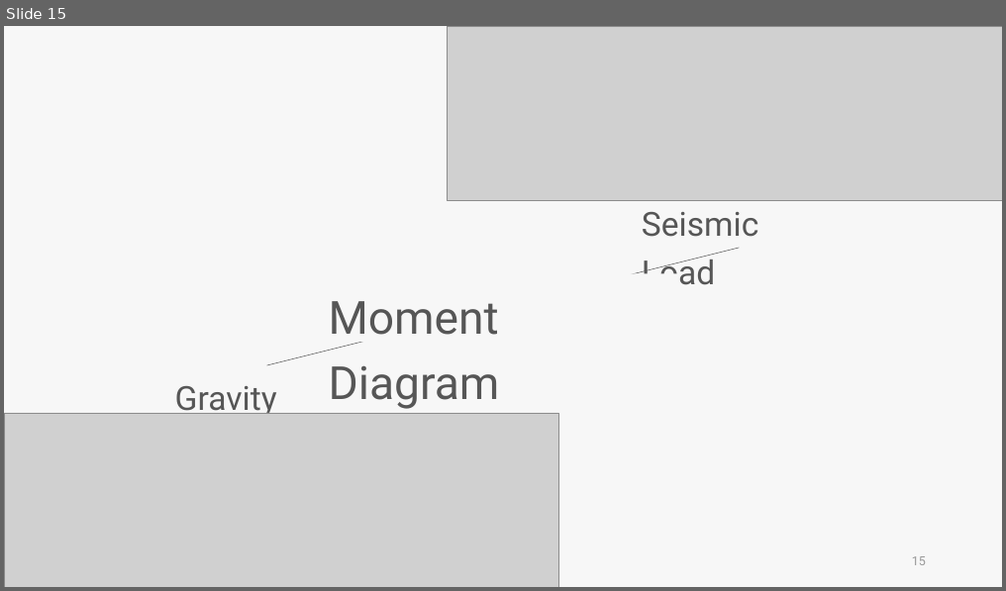
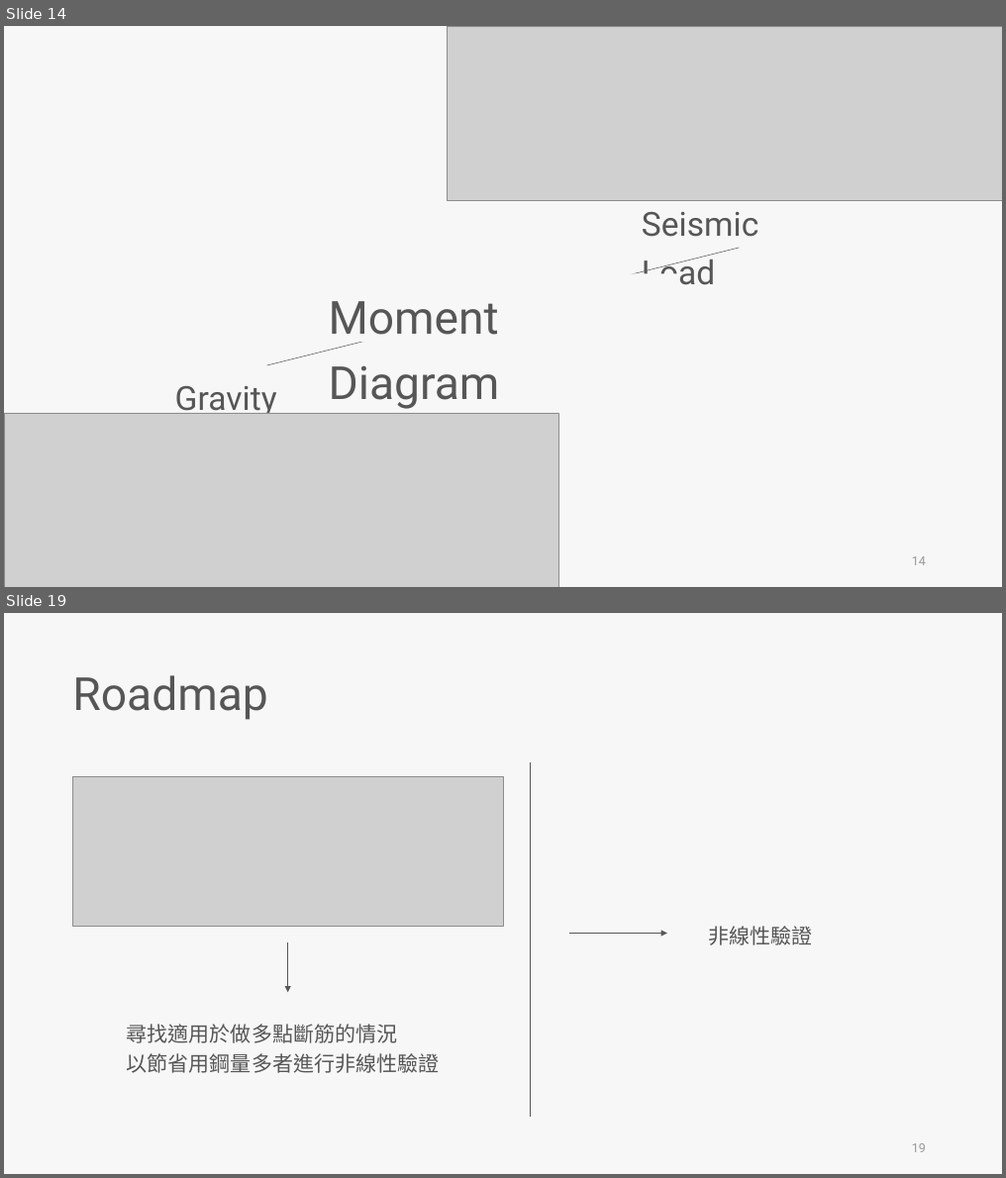
Before and after one commit to skyran1278/VbaProject, a slide deck: 20180126_SmartCut/Meeting/20190412 Meeting/20190412 Meeting.pptx. Shown one above the other, each under a label of ours: slide 15 before the commit, slides 14 and 19 after it; the slides between them are not shown. The pictures are 1006x591 and 1006x1178 pixels, drawn with LibreOffice and Linux fonts; fonts in the diff are those of the drawing; grey boxes stand for pictures. Boxes give left, top, right and bottom in pixels: in the first picture for what was removed or moved away, otherwise in the second. Text is boxed around its words. In the diff, an @@ line names an element or a change of style, - is before the commit and + after.

```diff
--- a/20180126_SmartCut/Meeting/20190412 Meeting/20190412 Meeting.pptx
+++ b/20180126_SmartCut/Meeting/20190412 Meeting/20190412 Meeting.pptx
@@ slide 19 added at [4, 613, 1002, 1174], background #F7F7F7 @@
@@ text added at [72, 675, 267, 720], 44 pt, text #565656 @@
+Roadmap
@@ picture added at [73, 777, 503, 927] @@
@@ line added from (530, 762) to (530, 1117), #565656 0.5 pt @@
@@ arrow added from (570, 934) to (667, 934), #565656 0.5 pt @@
@@ text added at [709, 926, 813, 946], 20 pt, text #565656 @@
+非線性驗證
@@ arrow added from (288, 943) to (288, 992), #565656 0.5 pt @@
@@ text added at [127, 1024, 439, 1073], 20 pt, text #565656 @@
+尋找適用於做多點斷筋的情況
+以節省用鋼量多者進行非線性驗證
@@ page number added at [912, 1144, 926, 1153], 12 pt, text #9A9A9A @@
+19
@@ what was slide 15 is now slide 14 @@
@@ page number at [912, 557, 926, 566]: text changed @@
-15
+14
```
Also in this commit, not shown: 6 slides changed, 3 other slides added, 5 slides removed, 1 other file.
